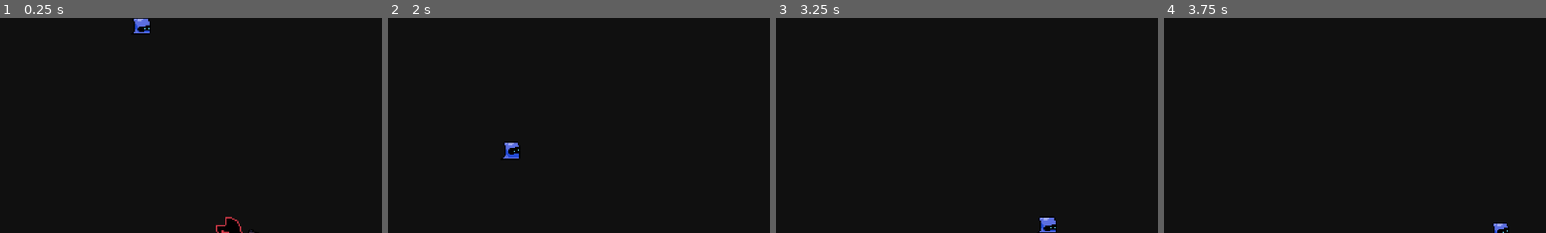
Above: before the commit, frames 1-4 (left to right).
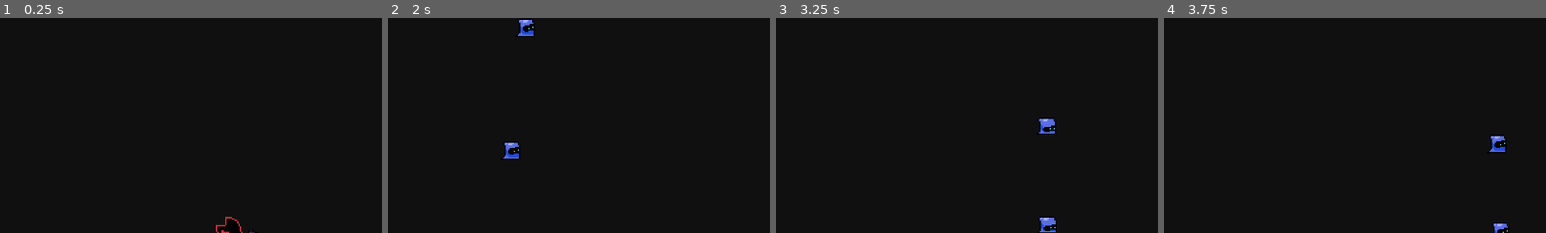
Above: after the commit, the same moments.

Repository: LucMat50/CS4800_ClassProject
Game: Godot game, scene res://scenes/main_game.tscn
Same seed, same stepped clock (60 frames per second), same inputs: the game is played once before the commit and once after it.
Inputs (mouse positions are % of the whole screen's width and height, from its top left):
- Up to frame 1 (0.25 s): no input
- Up to frame 2 (2 s): move the mouse to (72, 45) at 0.52 s; hold Right (move_right) 0.53-1.28 s; hold Shift (run) 0.53-1.28 s; move the mouse to (30, 55) at 1.27 s; hold Down (move_down) from 1.28 s (still down); tap Space (shoot) at 1.35 s
- Up to frame 3 (3.25 s): move the mouse to (60, 28) at 2.02 s; release Down (move_down) at 2.03 s; hold Right (move_right) 2.03-2.78 s; hold Shift (run) 2.03-2.78 s; move the mouse to (45, 70) at 2.77 s; hold Up (move_up) from 2.78 s (still down); tap Space (shoot) at 2.85 s
- Up to frame 4 (3.75 s): move the mouse to (80, 65) at 3.52 s; release Up (move_up) at 3.53 s; hold Left (move_left) from 3.53 s (still down); hold Shift (run) from 3.53 s (still down)
The pictures show only the part of the screen within x 17-67%, y 0-50%; the shares and areas given below are measured in that part.

The runs differ from the first frame. In frame 1, 0.2% of the frame differs, in the area x 35-40%, y 0-8%; in frame 2, 0.2%; in frame 3, 0.2%; in frame 4, 0.2%.

Commit message:
fixed missing dependencies

Diff:
--- /dev/null
+++ b/cs-4800-unnamed-game/scenes/enemy.tscn
@@ -0,0 +1,203 @@
+[gd_scene format=3 uid="uid://bxch6yuqrajte"]
+
+[ext_resource type="Script" uid="uid://268n0eqk6o8m" path="res://scripts/enemy.gd" id="1_md0e3"]
+[ext_resource type="Texture2D" uid="uid://1d8msmun3mj2" path="res://assets/Enemy1.png" id="2_md0e3"]
+
+[sub_resource type="AtlasTexture" id="AtlasTexture_4ra3w"]
+atlas = ExtResource("2_md0e3")
+region = Rect2(0, 0, 32, 32)
+
+[sub_resource type="AtlasTexture" id="AtlasTexture_5uy6h"]
+atlas = ExtResource("2_md0e3")
+region = Rect2(32, 0, 32, 32)
+
+[sub_resource type="AtlasTexture" id="AtlasTexture_c4w8v"]
+atlas = ExtResource("2_md0e3")
+region = Rect2(64, 0, 32, 32)
+
+[sub_resource type="AtlasTexture" id="AtlasTexture_xwavj"]
+atlas = ExtResource("2_md0e3")
+region = Rect2(0, 32, 32, 32)
+
+[sub_resource type="AtlasTexture" id="AtlasTexture_nenq2"]
+atlas = ExtResource("2_md0e3")
+region = Rect2(32, 32, 32, 32)
+
+[sub_resource type="AtlasTexture" id="AtlasTexture_md484"]
+atlas = ExtResource("2_md0e3")
+region = Rect2(64, 32, 32, 32)
+
+[sub_resource type="AtlasTexture" id="AtlasTexture_ipns3"]
+atlas = ExtResource("2_md0e3")
+region = Rect2(96, 32, 32, 32)
+
+[sub_resource type="AtlasTexture" id="AtlasTexture_8qclf"]
+atlas = ExtResource("2_md0e3")
+region = Rect2(128, 32, 32, 32)
+
+[sub_resource type="AtlasTexture" id="AtlasTexture_w8i8w"]
+atlas = ExtResource("2_md0e3")
+region = Rect2(160, 32, 32, 32)
+
+[sub_resource type="SpriteFrames" id="SpriteFrames_otmr2"]
+animations = [{
+"frames": [{
+"duration": 1.0,
+"texture": SubResource("AtlasTexture_4ra3w")
+}, {
+"duration": 1.0,
+"texture": SubResource("AtlasTexture_5uy6h")
+}, {
+"duration": 1.0,
+"texture": SubResource("AtlasTexture_c4w8v")
+}],
+"loop": true,
+"name": &"chase",
+"speed": 5.0
+}, {
+"frames": [{
+"duration": 1.0,
+"texture": SubResource("AtlasTexture_xwavj")
+}, {
+"duration": 1.0,
+"texture": SubResource("AtlasTexture_nenq2")
+}, {
+"duration": 1.0,
+"texture": SubResource("AtlasTexture_md484")
+}, {
+"duration": 1.0,
+"texture": SubResource("AtlasTexture_ipns3")
+}, {
+"duration": 1.0,
+"texture": SubResource("AtlasTexture_8qclf")
+}, {
+"duration": 1.0,
+"texture": SubResource("AtlasTexture_w8i8w")
+}],
+"loop": true,
+"name": &"death",
+"speed": 12.0
+}]
+
+[sub_resource type="Animation" id="Animation_md0e3"]
+length = 0.001
+tracks/0/type = "value"
+tracks/0/imported = false
+tracks/0/enabled = true
+tracks/0/path = NodePath(".:animation")
+tracks/0/interp = 1
+tracks/0/loop_wrap = true
+tracks/0/keys = {
+"times": PackedFloat32Array(0),
+"transitions": PackedFloat32Array(1),
+"update": 1,
+"values": [&"chase"]
+}
+tracks/1/type = "value"
+tracks/1/imported = false
+tracks/1/enabled = true
+tracks/1/path = NodePath(".:frame")
+tracks/1/interp = 1
+tracks/1/loop_wrap = true
+tracks/1/keys = {
+"times": PackedFloat32Array(0),
+"transitions": PackedFloat32Array(1),
+"update": 1,
+"values": [0]
+}
+
+[sub_resource type="Animation" id="Animation_4ra3w"]
+resource_name = "chase"
+length = 0.60002
+loop_mode = 1
+step = 0.2
+tracks/0/type = "value"
+tracks/0/imported = false
+tracks/0/enabled = true
+tracks/0/path = NodePath(".:animation")
+tracks/0/interp = 1
+tracks/0/loop_wrap = true
+tracks/0/keys = {
+"times": PackedFloat32Array(0),
+"transitions": PackedFloat32Array(1),
+"update": 1,
+"values": [&"chase"]
+}
+tracks/1/type = "value"
+tracks/1/imported = false
+tracks/1/enabled = true
+tracks/1/path = NodePath(".:frame")
+tracks/1/interp = 1
+tracks/1/loop_wrap = true
+tracks/1/keys = {
+"times": PackedFloat32Array(0, 0.2, 0.4),
+"transitions": PackedFloat32Array(1, 1, 1),
+"update": 1,
+"values": [0, 1, 2]
+}
+
+[sub_resource type="Animation" id="Animation_5uy6h"]
+resource_name = "death"
+length = 0.50000834
+step = 0.083333336
+tracks/0/type = "value"
+tracks/0/imported = false
+tracks/0/enabled = true
+tracks/0/path = NodePath(".:animation")
+tracks/0/interp = 1
+tracks/0/loop_wrap = true
+tracks/0/keys = {
+"times": PackedFloat32Array(0),
+"transitions": PackedFloat32Array(1),
+"update": 1,
+"values": [&"death"]
+}
+tracks/1/type = "value"
+tracks/1/imported = false
+tracks/1/enabled = true
+tracks/1/path = NodePath(".:frame")
+tracks/1/interp = 1
+tracks/1/loop_wrap = true
+tracks/1/keys = {
+"times": PackedFloat32Array(0, 0.083333336, 0.16666667, 0.25, 0.33333334, 0.41666666),
+"transitions": PackedFloat32Array(1, 1, 1, 1, 1, 1),
+"update": 1,
+"values": [0, 1, 2, 3, 4, 5]
+}
+
+[sub_resource type="AnimationLibrary" id="AnimationLibrary_c4w8v"]
+_data = {
+&"RESET": SubResource("Animation_md0e3"),
+&"chase": SubResource("Animation_4ra3w"),
+&"death": SubResource("Animation_5uy6h")
+}
+
+[sub_resource type="CircleShape2D" id="CircleShape2D_md0e3"]
+radius = 11.18034
+
+[sub_resource type="CircleShape2D" id="CircleShape2D_4ra3w"]
+radius = 23.345236
+
+[node name="Enemy" type="CharacterBody2D" unique_id=407558397 groups=["Enemy"]]
+collision_layer = 3
+collision_mask = 3
+script = ExtResource("1_md0e3")
+
+[node name="Sprite2D" type="AnimatedSprite2D" parent="." unique_id=408305935]
+scale = Vector2(2, 2)
+sprite_frames = SubResource("SpriteFrames_otmr2")
+animation = &"chase"
+
+[node name="AnimationPlayer" type="AnimationPlayer" parent="Sprite2D" unique_id=425172935]
+libraries/ = SubResource("AnimationLibrary_c4w8v")
+
+[node name="CollisionShape2D" type="CollisionShape2D" parent="." unique_id=923963319]
+shape = SubResource("CircleShape2D_md0e3")
+
+[node name="Area2D" type="Area2D" parent="." unique_id=1392015207]
+
+[node name="CollisionShape2D" type="CollisionShape2D" parent="Area2D" unique_id=823750302]
+shape = SubResource("CircleShape2D_4ra3w")
+
+[connection signal="animation_finished" from="Sprite2D/AnimationPlayer" to="." method="_on_animation_player_animation_finished"]
+[connection signal="body_entered" from="Area2D" to="." method="_on_area_2d_body_entered"]
--- a/cs-4800-unnamed-game/scenes/main_game.tscn
+++ b/cs-4800-unnamed-game/scenes/main_game.tscn
@@ -1,20 +1,19 @@
 [gd_scene format=3 uid="uid://1it2yvfv8pqt"]
 
+[ext_resource type="PackedScene" uid="uid://ctgmbhkunt0my" path="res://scenes/enemyquick.tscn" id="1_ipu61"]
 [ext_resource type="PackedScene" uid="uid://csfw7flfpvysv" path="res://scenes/player.tscn" id="1_s3esy"]
-[ext_resource type="PackedScene" uid="uid://ctgmbhkunt0my" path="res://scenes/enemyquick.tscn" id="2_72e8q"]
+[ext_resource type="PackedScene" uid="uid://dwyuhcgaey2yg" path="res://scenes/enemytank.tscn" id="2_ygxny"]
 [ext_resource type="Script" uid="uid://cy0dgujwfw8qh" path="res://scripts/GameManager.gd" id="3_d2op2"]
 [ext_resource type="Script" uid="uid://bp7fksunth0be" path="res://scripts/HUD.gd" id="4_0rdsr"]
 
 [node name="main_game" type="Node2D" unique_id=2068060570]
 
+[node name="EnemyQuick" parent="." unique_id=407558397 instance=ExtResource("1_ipu61")]
+
+[node name="EnemyTank" parent="." unique_id=567742270 instance=ExtResource("2_ygxny")]
+
 [node name="Player" parent="." unique_id=835060394 instance=ExtResource("1_s3esy")]
 position = Vector2(538, 333)
-
-[node name="EnemyQuick" parent="." unique_id=407558397 instance=ExtResource("2_72e8q")]
-position = Vector2(272, 243)
-
-[node name="EnemyTank" parent="." unique_id=779631608 instance=ExtResource("2_72e8q")]
-position = Vector2(272, 243)
 
 [node name="Enemies" type="Node2D" parent="." unique_id=1562430419]
 
